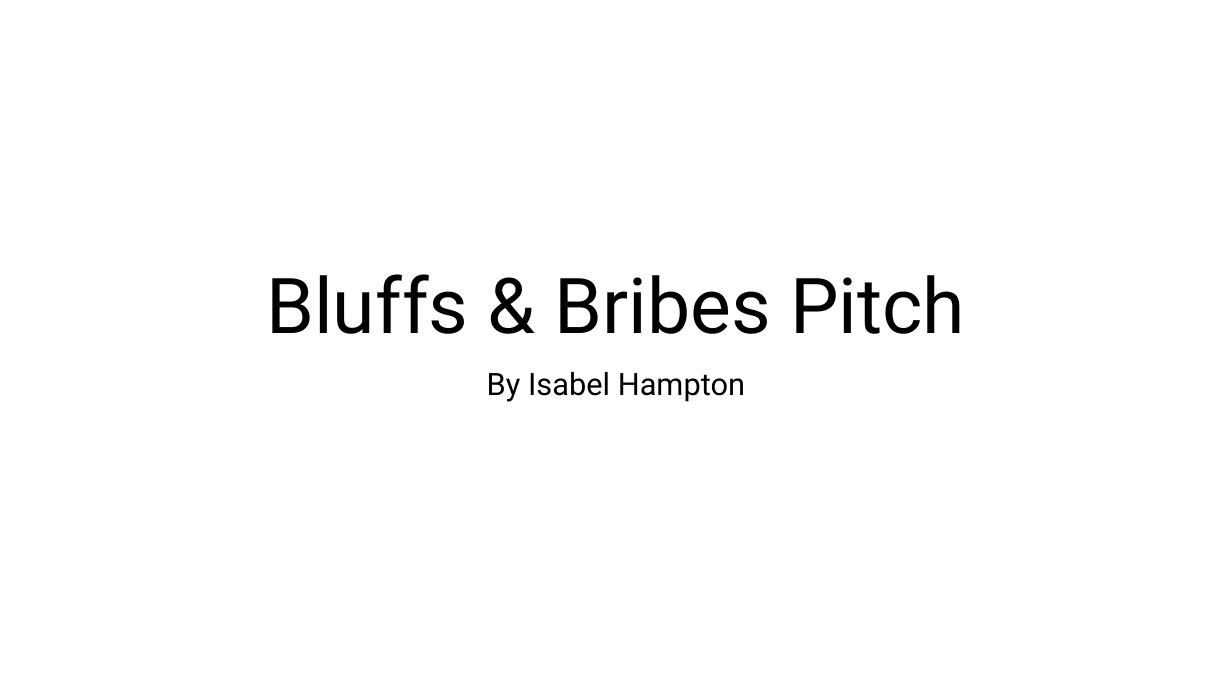
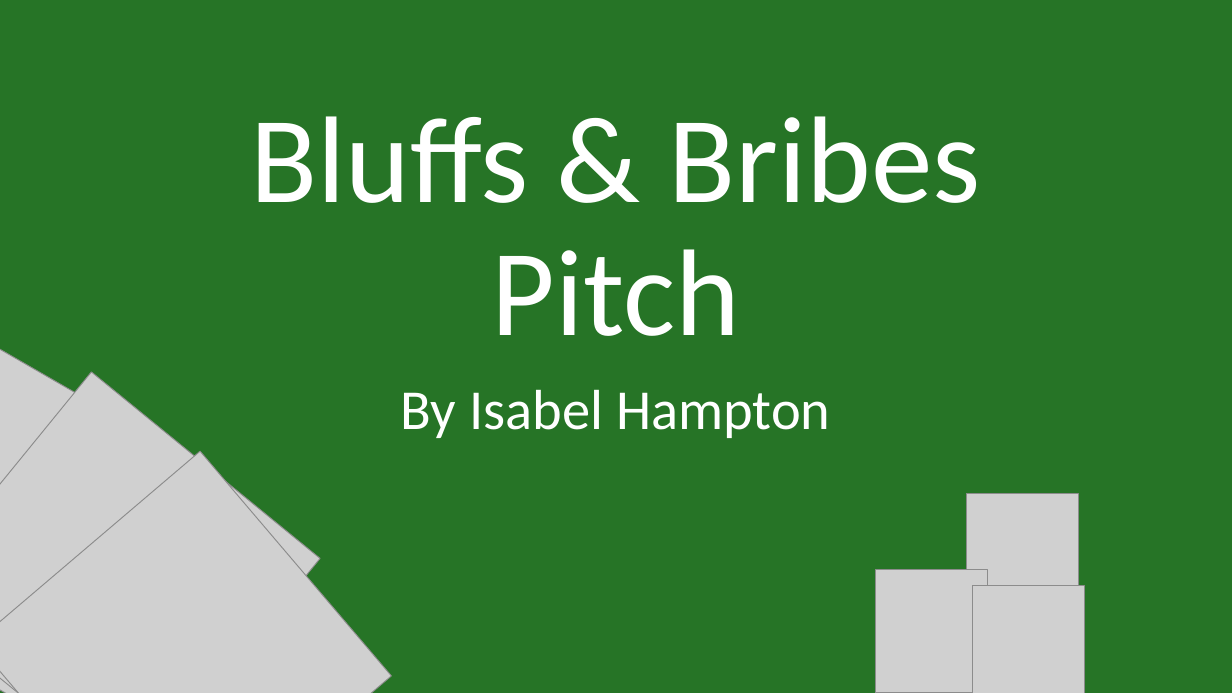
Before and after one commit to IsabelHampton/bluffs-and-bribes, a slide deck: slide 1 of Docs/Bluffs & Bribes Pitch.pptx. Drawn at 1232x693 pixels with LibreOffice and Linux fonts; fonts in the diff are those of the drawing; grey boxes stand for pictures. Boxes give left, top, right and bottom in pixels: in the first picture for what was removed or moved away, otherwise in the second. Text is boxed around its words. In the diff, an @@ line names an element or a change of style, - is before the commit and + after.

```diff
--- a/Docs/Bluffs & Bribes Pitch.pptx
+++ b/Docs/Bluffs & Bribes Pitch.pptx
@@ background #FFFFFF to #267426 @@
@@ title "Bluffs & Bribes Pitch" moved from (x1=266, y1=274, x2=965, y2=334) to (x1=251, y1=116, x2=981, y2=336) @@
@@ title "Bluffs & Bribes Pitch" at (x1=251, y1=116, x2=981, y2=336): size 60 to 96 pt, font Roboto to Calibri, text colour #000000 to #FFFFFF @@
@@ picture added at (x1=0, y1=329, x2=220, y2=693) @@
@@ picture added at (x1=0, y1=373, x2=320, y2=693) @@
@@ subtitle "By Isabel Hampton" moved from (x1=487, y1=372, x2=745, y2=402) to (x1=401, y1=389, x2=830, y2=438) @@
@@ subtitle "By Isabel Hampton" at (x1=401, y1=389, x2=830, y2=438): size 24 to 44 pt, font Roboto to Calibri, text colour #000000 to #FFFFFF @@
@@ picture added at (x1=0, y1=452, x2=391, y2=693) @@
@@ picture added at (x1=966, y1=506, x2=1078, y2=630) @@
@@ picture added at (x1=966, y1=494, x2=1078, y2=617) @@
@@ picture added at (x1=966, y1=531, x2=1078, y2=655) @@
@@ picture added at (x1=966, y1=518, x2=1078, y2=642) @@
@@ picture added at (x1=876, y1=569, x2=988, y2=693) @@
@@ picture added at (x1=966, y1=544, x2=1078, y2=668) @@
@@ picture added at (x1=876, y1=582, x2=988, y2=693) @@
@@ picture added at (x1=973, y1=599, x2=1085, y2=693) @@
@@ picture added at (x1=973, y1=586, x2=1085, y2=693) @@
@@ picture added at (x1=973, y1=624, x2=1085, y2=693) @@
@@ picture added at (x1=973, y1=611, x2=1085, y2=693) @@
```
Also in this commit, not shown: 7 other slides changed, 8 other files.
